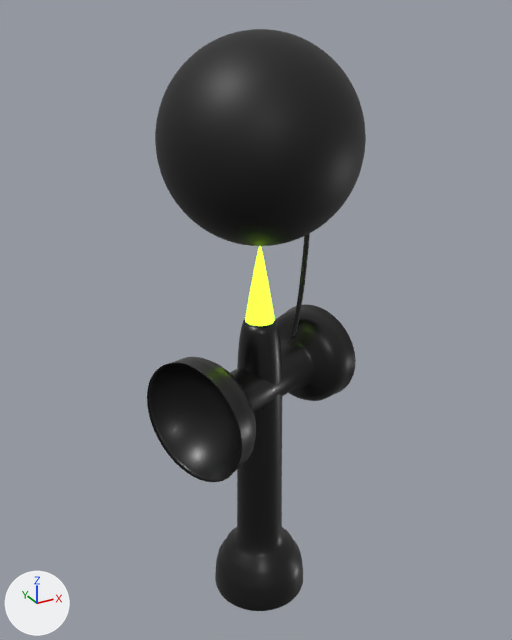
What one commit did to the glTF model works/050_kendama/model.glb.
Before and after are seen from a 50 mm lens placed at (-1.194, -2.141, 3.11), pointed at (0.007, 0.043, 2.018). Lighting does not change. The marker at lower left points along +X, +Y and +Z. The picture after the commit comes second. Where no turn or scale is listed for an object, it has been applied to the vertices.

Objects in the first picture: 'ball', 'cross', 'ken', 'spike' and 1 more.
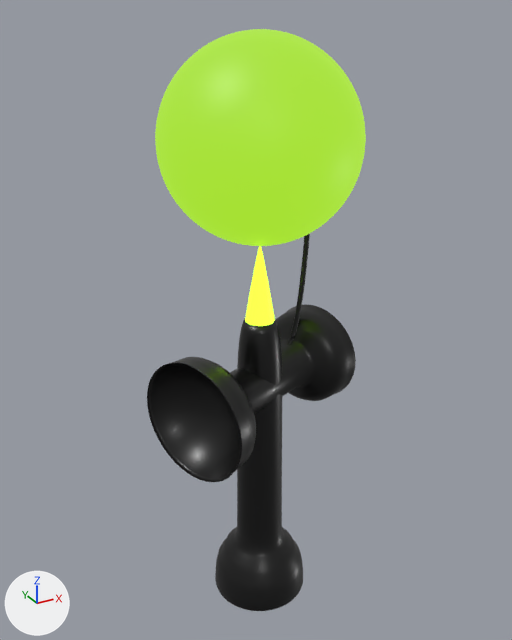
Location of each change, [x1, y1, x2, y2] in pixels of the pictures (512 x 640 px):
```json
{"object": "ball", "change": "recoloured, surface changed", "before": [155, 29, 366, 246], "after": [155, 29, 366, 246], "on screen": "black to green"}
```

Scene script edits in JSON lines:
```json
{"op": "add", "block": "mat_ball", "code": "mat_ball.emission_color = (0.376, 0.745, 0.0273)  # green #a5e02e"}
{"op": "add", "block": "mat_ball", "code": "mat_ball.emission_strength = 1.0"}
```
